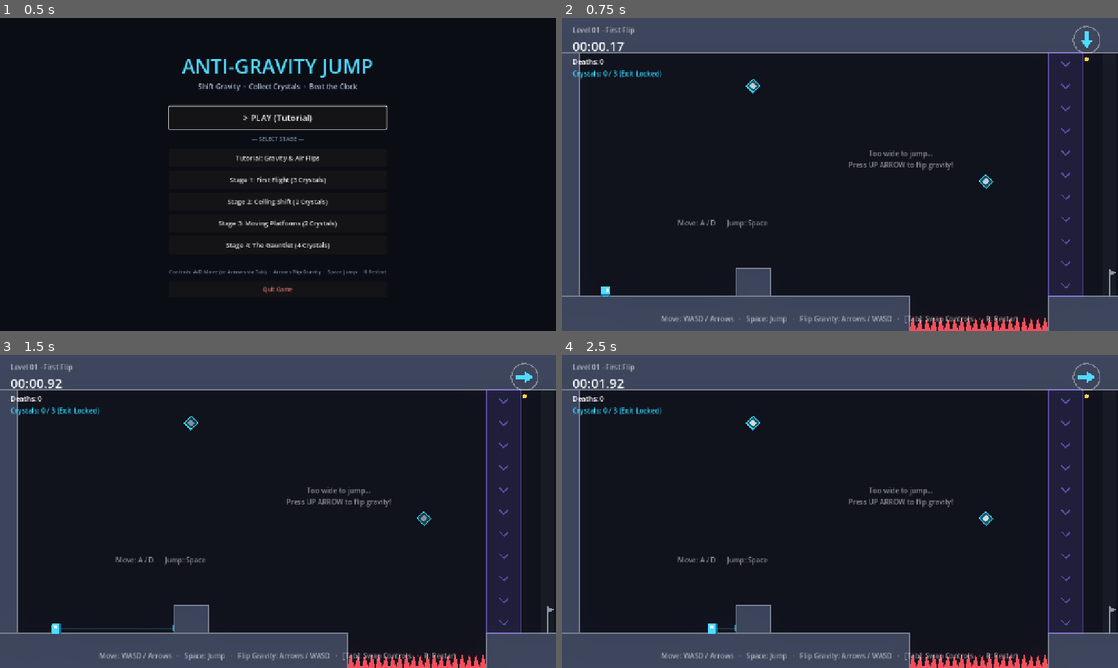
Above: before the commit, frames 1-4 (two rows, left to right).
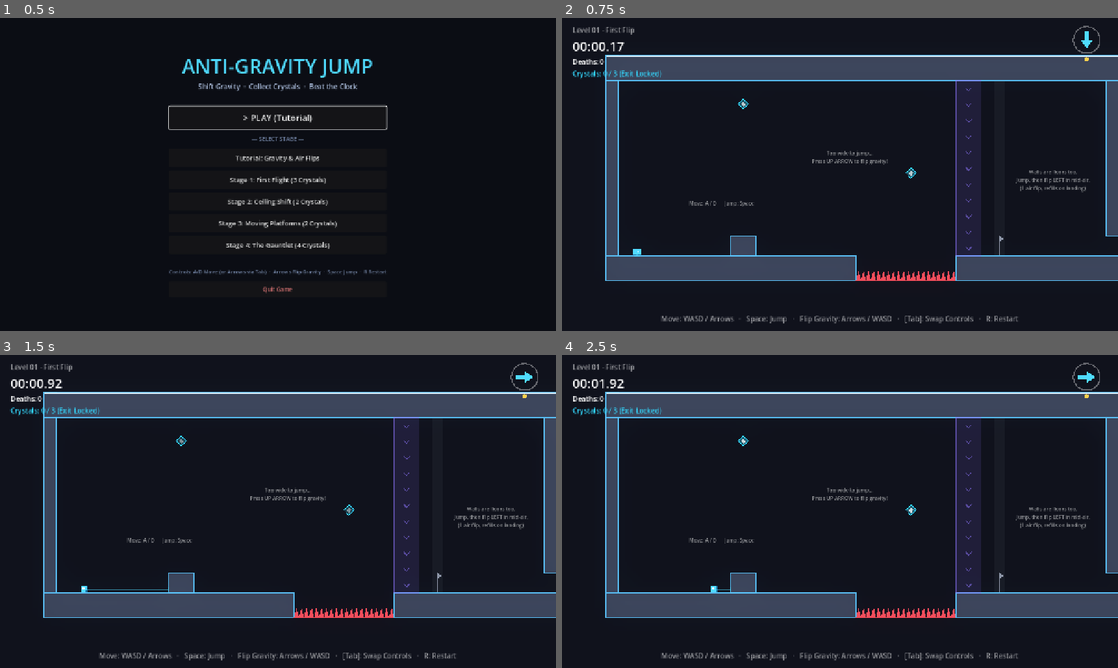
Above: after the commit, the same moments.

Repository: gorelikspb/antigravityjump
Game: Godot game, scene res://src/ui/main_menu.tscn
Two runs of this game, one before a commit and one after it. Both use one fixed random seed, a clock stepped at 60 frames per second and the inputs below.
Inputs (mouse positions are in pixels of both pictures, inside the frame that each line leads up to):
- Up to frame 1 (0.5 s): no input
- Up to frame 2 (0.75 s): click "Stage 1: First Flight (3 Crys…" at 0.5 s
- Up to frame 3 (1.5 s): tap Enter (confirm) at 1.25 s; move the mouse to (400, 495) at 1.27 s; hold Right (gravity_right) from 1.28 s (still down); tap 0 at 1.35 s; click (400, 495) at 1.42 s
- Up to frame 4 (2.5 s): keep holding Right (gravity_right); tap Space (jump) at 1.52, 2.27 s; tap 1 at 1.55, 2.1 s; move the mouse to (728, 527) at 2.02 s; tap 2 at 2.3 s

Frame 1 is identical in both runs. In frame 2, 47% of the frame differs, in the area x 0-100%, y 0-100%; in frame 3, 47%; in frame 4, 47%.

Commit message:
feat: widen camera viewport zoom to 0.72 and enhance neon wall contrast

Diff:
--- a/assets/data/player_config.tres
+++ b/assets/data/player_config.tres
@@ -17,6 +17,7 @@
 max_fall_speed = 720.0
 air_flip_charges = 1
 flip_carry_limit = 240.0
+camera_zoom = Vector2(0.72, 0.72)
 rotate_visual_speed = 18.0
 camera_follows_gravity = false
 respawn_delay = 0.35
--- a/src/gameplay/level/block.gd
+++ b/src/gameplay/level/block.gd
@@ -38,4 +38,8 @@
 func _draw() -> void:
 	var r := Rect2(Vector2.ZERO, size)
 	draw_rect(r, color)
-	draw_rect(r, color.lightened(0.3), false, 2.0)
+	# Bright neon cyan contour so all walls and floors stand out clearly
+	var border_color := Color(0.35, 0.78, 1.0, 0.9)
+	draw_rect(r, border_color, false, 3.0)
+	if size.x >= 16.0:
+		draw_line(Vector2(2, 2), Vector2(size.x - 2, 2), Color(0.85, 0.95, 1.0, 0.95), 2.0)
--- a/src/gameplay/player/player.gd
+++ b/src/gameplay/player/player.gd
@@ -44,6 +44,7 @@
 		config = PlayerConfig.new()
 	_air_charges = config.air_flip_charges
 	_camera.ignore_rotation = not config.camera_follows_gravity
+	_camera.zoom = config.camera_zoom if config else Vector2(0.72, 0.72)
 	_apply_gravity_dir(gravity_dir)
 	_visual.rotation = GravityMath.visual_rotation(gravity_dir)
 
@@ -180,10 +181,13 @@
 
 
 func set_camera_limits(rect: Rect2) -> void:
-	_camera.limit_left = int(rect.position.x)
-	_camera.limit_top = int(rect.position.y)
-	_camera.limit_right = int(rect.end.x)
-	_camera.limit_bottom = int(rect.end.y)
+	# Generous margins so zoomed-out camera can frame entire room cleanly without cropping walls
+	var margin_x: int = 140
+	var margin_y: int = 160
+	_camera.limit_left = int(rect.position.x) - margin_x
+	_camera.limit_top = int(rect.position.y) - margin_y
+	_camera.limit_right = int(rect.end.x) + margin_x
+	_camera.limit_bottom = int(rect.end.y) + margin_y
 
 
 # --- Internals ---------------------------------------------------------------
--- a/src/gameplay/player/player.tscn
+++ b/src/gameplay/player/player.tscn
@@ -49,13 +49,14 @@
 exclude_parent = true
 
 [node name="GhostLine" type="Line2D" parent="."]
-width = 2.0
-default_color = Color(0.31, 0.86, 1, 0.25)
+width = 3.0
+default_color = Color(0.31, 0.86, 1, 0.55)
 
 [node name="GhostMarker" type="Polygon2D" parent="."]
-color = Color(0.31, 0.86, 1, 0.5)
+color = Color(0.31, 0.86, 1, 0.75)
 polygon = PackedVector2Array(-8, -2, 8, -2, 8, 2, -8, 2)
 
 [node name="Camera2D" type="Camera2D" parent="."]
+zoom = Vector2(0.72, 0.72)
 position_smoothing_enabled = true
-position_smoothing_speed = 8.0
+position_smoothing_speed = 7.0
--- a/src/gameplay/player/player_config.gd
+++ b/src/gameplay/player/player_config.gd
@@ -24,6 +24,7 @@
 @export_range(0.0, 1200.0, 10.0, "suffix:px/s") var flip_carry_limit: float = 240.0
 
 @export_group("Presentation")
+@export var camera_zoom: Vector2 = Vector2(0.72, 0.72)
 @export_range(1.0, 60.0, 0.5, "suffix:rad/s") var rotate_visual_speed: float = 18.0
 @export var camera_follows_gravity: bool = false
 @export var show_ghost_ray: bool = true
Not shown, changed: public/game/index.pck
